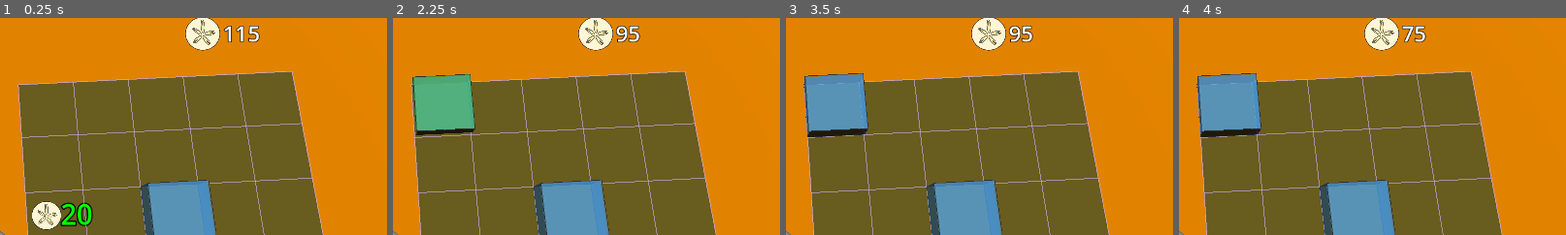
Above: before the commit, frames 1-4 (left to right).
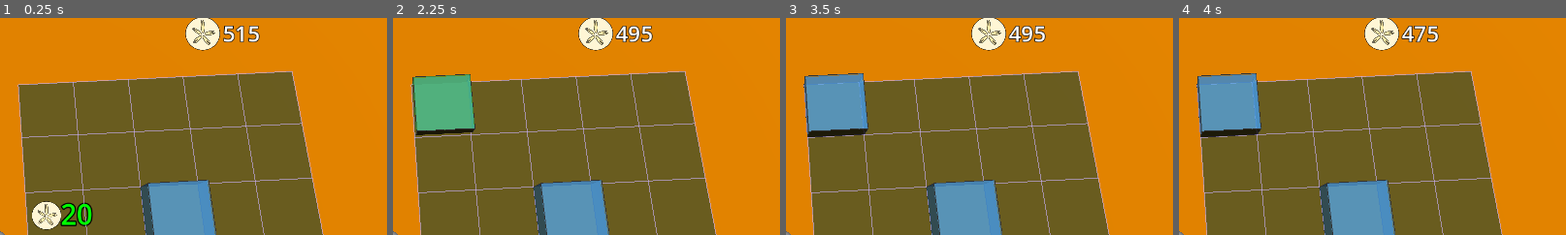
Above: after the commit, the same moments.

Repository: BinRoot/ludum-dare-58
Game: Godot game, scene res://Scenes/world.tscn
Same seed, same stepped clock (60 frames per second), same inputs: the game is played once before the commit and once after it.
Inputs (mouse positions are % of the whole screen's width and height, from its top left):
- Up to frame 1 (0.25 s): no input
- Up to frame 2 (2.25 s): move the mouse to (72, 45) at 0.52 s; click (72, 45) at 0.67 s; drag from (30, 55) to (45, 70) at 1.27 s; move the mouse to (60, 28) at 2.02 s; click (60, 28) at 2.17 s
- Up to frame 3 (3.5 s): drag from (45, 70) to (20, 35) at 2.77 s
- Up to frame 4 (4 s): move the mouse to (80, 65) at 3.52 s; click (80, 65) at 3.67 s
The pictures show only the part of the screen within x 50-100%, y 3-53%; the shares and areas given below are measured in that part.

The runs differ from the first frame. In frame 1, 0.2% of the frame differs, in the area x 57-61%, y 3-12%; in frame 2, 0.5%; in frame 3, 0.5%; in frame 4, 0.5%, in the area x 57-68%, y 3-12%.

Commit message:
added win state

Diff:
--- a/Scenes/fish_tank.gd
+++ b/Scenes/fish_tank.gd
@@ -1336,6 +1336,9 @@
 	# Update combine buttons for all tanks
 	_update_all_tanks_combine_buttons()
 
+	# Check for win condition after combining
+	Global.call_deferred("check_win_condition")
+
 # Recreate tank visuals with new dimensions
 func _recreate_tank_visuals():
 	# Remove old visuals
--- a/Scenes/hud.gd
+++ b/Scenes/hud.gd
@@ -11,6 +11,9 @@
 var game_over_panel: Panel = null
 var game_over_label: Label = null
 var restart_button: Button = null
+var win_panel: Panel = null
+var win_label: Label = null
+var win_restart_button: Button = null
 
 func _ready():
 	# Allow the HUD to continue processing while the game is paused
@@ -24,6 +27,8 @@
 	Global.clams_changed.connect(_on_clams_changed)
 	# Connect to game over signal
 	Global.game_over.connect(_on_game_over)
+	# Connect to win signal
+	Global.game_won.connect(_on_game_won)
 	# Connect to growth sequence signals
 	Global.growth_sequence_started.connect(_on_growth_sequence_started)
 	Global.growth_sequence_ended.connect(_on_growth_sequence_ended)
@@ -34,6 +39,8 @@
 	_create_clams_label()
 	# Create the game over screen
 	_create_game_over_screen()
+	# Create the win screen
+	_create_win_screen()
 
 	# Initial update
 	_on_inventory_changed()
@@ -212,10 +219,101 @@
 
 	game_over_panel.add_child(restart_button)
 
+func _create_win_screen():
+	# Create a semi-transparent dark panel that covers the screen
+	win_panel = Panel.new()
+	win_panel.anchor_left = 0.0
+	win_panel.anchor_right = 1.0
+	win_panel.anchor_top = 0.0
+	win_panel.anchor_bottom = 1.0
+	win_panel.visible = false
+
+	# Style the panel with a golden tint
+	var style_box = StyleBoxFlat.new()
+	style_box.bg_color = Color(0.1, 0.2, 0.1, 0.85)  # Dark green tint
+	win_panel.add_theme_stylebox_override("panel", style_box)
+
+	add_child(win_panel)
+
+	# Create win label
+	win_label = Label.new()
+	win_label.text = "CONGRATULATIONS!\n\nYou built the ultimate aquarium!"
+	win_label.add_theme_font_size_override("font_size", 48)
+	win_label.add_theme_color_override("font_color", Color(0.2, 1.0, 0.3, 1.0))  # Bright green
+	win_label.add_theme_color_override("font_outline_color", Color.BLACK)
+	win_label.add_theme_constant_override("outline_size", 8)
+	win_label.horizontal_alignment = HORIZONTAL_ALIGNMENT_CENTER
+	win_label.vertical_alignment = VERTICAL_ALIGNMENT_TOP
+	win_label.anchor_left = 0.0
+	win_label.anchor_right = 1.0
+	win_label.anchor_top = 0.15
+	win_label.anchor_bottom = 0.5
+
+	win_panel.add_child(win_label)
+
+	# Create restart button
+	win_restart_button = Button.new()
+	win_restart_button.text = "PLAY AGAIN"
+	win_restart_button.custom_minimum_size = Vector2(300, 80)
+	win_restart_button.add_theme_font_size_override("font_size", 36)
+
+	# Style the button with green theme
+	var button_normal = StyleBoxFlat.new()
+	button_normal.bg_color = Color(0.2, 0.8, 0.2, 0.9)
+	button_normal.border_color = Color(0.3, 1.0, 0.3, 1.0)
+	button_normal.set_border_width_all(3)
+	button_normal.corner_radius_top_left = 10
+	button_normal.corner_radius_top_right = 10
+	button_normal.corner_radius_bottom_left = 10
+	button_normal.corner_radius_bottom_right = 10
+	win_restart_button.add_theme_stylebox_override("normal", button_normal)
+
+	var button_hover = StyleBoxFlat.new()
+	button_hover.bg_color = Color(0.3, 1.0, 0.3, 1.0)
+	button_hover.border_color = Color(0.5, 1.0, 0.5, 1.0)
+	button_hover.set_border_width_all(3)
+	button_hover.corner_radius_top_left = 10
+	button_hover.corner_radius_top_right = 10
+	button_hover.corner_radius_bottom_left = 10
+	button_hover.corner_radius_bottom_right = 10
+	win_restart_button.add_theme_stylebox_override("hover", button_hover)
+
+	var button_pressed = StyleBoxFlat.new()
+	button_pressed.bg_color = Color(0.1, 0.6, 0.1, 1.0)
+	button_pressed.border_color = Color(0.2, 0.8, 0.2, 1.0)
+	button_pressed.set_border_width_all(3)
+	button_pressed.corner_radius_top_left = 10
+	button_pressed.corner_radius_top_right = 10
+	button_pressed.corner_radius_bottom_left = 10
+	button_pressed.corner_radius_bottom_right = 10
+	win_restart_button.add_theme_stylebox_override("pressed", button_pressed)
+
+	# Position the button horizontally centered, but lower vertically
+	win_restart_button.anchor_left = 0.5
+	win_restart_button.anchor_right = 0.5
+	win_restart_button.anchor_top = 0.65
+	win_restart_button.anchor_bottom = 0.65
+	win_restart_button.offset_left = -150
+	win_restart_button.offset_right = 150
+	win_restart_button.offset_top = -40
+	win_restart_button.offset_bottom = 40
+
+	# Connect button signal (reuse the same restart function)
+	win_restart_button.pressed.connect(_on_restart_pressed)
+
+	win_panel.add_child(win_restart_button)
+
 func _on_game_over():
 	print("Game Over!")
 	if game_over_panel:
 		game_over_panel.visible = true
+	# Pause the game
+	get_tree().paused = true
+
+func _on_game_won():
+	print("You Win!")
+	if win_panel:
+		win_panel.visible = true
 	# Pause the game
 	get_tree().paused = true
 
@@ -230,6 +328,8 @@
 func _reset_game_state():
 	# Reset game over flag
 	Global.is_game_over = false
+	# Reset win flag
+	Global.has_won = false
 
 	# Reset money to starting amount
 	Global.clams = 15
--- a/global.gd
+++ b/global.gd
@@ -16,6 +16,10 @@
 # Game over state
 var is_game_over: bool = false
 signal game_over
+
+# Win state
+var has_won: bool = false
+signal game_won
 
 # Economy config
 var tank_cost: int = 20
@@ -107,7 +111,7 @@
 	inventory_changed.emit()
 
 	# Start with 15 clams
-	clams = 115
+	clams = 515
 	clams_changed.emit()
 
 func use_item(item_id: StringName) -> bool:
@@ -184,3 +188,29 @@
 		return true
 
 	return false
+
+# Check for win condition - single tank that fills the entire grid
+func check_win_condition() -> bool:
+	if has_won:
+		return true
+
+	# Load the fish tank script to access all_tanks
+	var fish_tank_script = load("res://Scenes/fish_tank.gd")
+	if not fish_tank_script or not "all_tanks" in fish_tank_script:
+		return false
+
+	var all_tanks = fish_tank_script.all_tanks
+
+	# Check if any tank is the full grid size
+	# (This handles timing issues where old tanks haven't been removed yet)
+	for tank in all_tanks:
+		if tank and is_instance_valid(tank):
+			if "width" in tank and "height" in tank:
+				# Check if the tank occupies the full grid (5x5)
+				if tank.width == house_cell_size and tank.height == house_cell_size:
+					has_won = true
+					game_won.emit()
+					print("WIN CONDITION MET! Tank size: ", tank.width, "x", tank.height)
+					return true
+
+	return false
